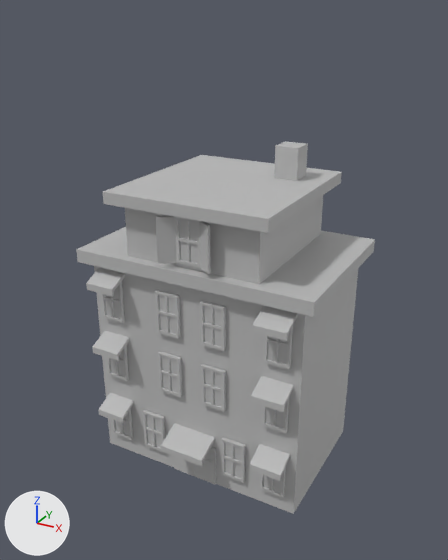
What one commit did to the FBX model Assets/Meshes/SM_Building_01.fbx.
Camera for both pictures: a 50 mm lens placed at (12.3, -22.8, 20.1), pointed at (0.1, -0.6, 9.0). The lights are fixed; the arrows at lower left show +X, +Y and +Z. Where no turn or scale is listed for an object, it has been applied to the vertices. Vertices at the same position are counted once.

Objects in the first picture: 'SM_Window_105'.
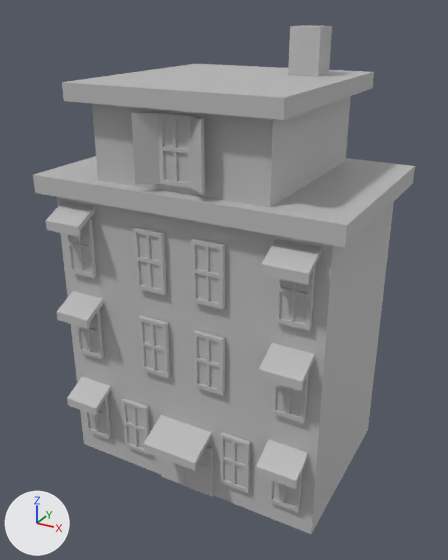
What changed in the scene script:
```text
Change me_mesh:
    used by ob_sm_window_105; location = (0.03, -0.27, 7.37)
    remove me_mesh.from_pydata(...)  # 2180 vertices, 3710 faces; spans x -5.49..5.49, y -4.15..4.15, z -7.35..7.35
    add me_mesh.from_pydata(...)  # 2180 vertices, 3710 faces; spans x -6.68..6.68, y -5.06..5.06, z -9.69..9.69
    me_mesh part 1: the loose piece of 16 vertices spanning x -1.03..1.09, y -4.15..-2.96, z -5.51..-4.73 is scaled about its middle by (1.22, 1.22, 1.32), then moved by (0.01, -0.78, -1.63)
    me_mesh part 2: the loose piece of 72 vertices spanning x -2.66..-1.55, y -3.2..-3.03, z -6.49..-4.54 is scaled about its middle by (1.22, 1.22, 1.32), then moved by (-0.46, -0.68, -1.75)
    me_mesh part 3: the loose piece of 72 vertices spanning x 1.54..2.64, y -3.2..-3.03, z -6.49..-4.54 is scaled about its middle by (1.22, 1.22, 1.32), then moved by (0.46, -0.68, -1.75)
    me_mesh part 4: the loose piece of 8 vertices spanning x 1.47..2.52, y 1.66..2.71, z 5.86..7.35 is scaled about its middle by (1.22, 1.22, 1.32), then moved by (0.44, 0.48, 2.1)
    me_mesh part 5: the loose piece of 52 vertices spanning x -5.49..5.49, y -3.61..4.15, z -7.35..5.96 is multiplied about the mesh origin by the matrix ((1.218, 0.0, 0.0), (0.0, 1.218, 0.0), (0.0, 0.0, 1.318))
    me_mesh part 6: the loose piece of 96 vertices spanning x -1.14..1.18, y -3.57..-2.97, z 3.33..5.27 is scaled about its middle by (1.22, 1.22, 1.32), then moved by (0.0, -0.71, 1.37)
    me_mesh part 7: the loose piece of 16 vertices spanning x -4.7..-3.3, y -3.91..-2.86, z 1.54..2.32 is scaled about the mesh origin by (1.22, 1.22, 1.32)
    me_mesh part 8: the loose piece of 16 vertices spanning x 3.28..4.67, y -3.91..-2.86, z 1.54..2.32 is scaled about the mesh origin by (1.22, 1.22, 1.32)
    me_mesh part 9: the loose piece of 16 vertices spanning x -4.7..-3.3, y -3.91..-2.86, z -1.6..-0.82 is scaled about the mesh origin by (1.22, 1.22, 1.32)
    me_mesh part 10: the loose piece of 16 vertices spanning x 3.28..4.67, y -3.91..-2.86, z -1.6..-0.82 is scaled about the mesh origin by (1.22, 1.22, 1.32)
    me_mesh part 11: the loose piece of 16 vertices spanning x -4.7..-3.3, y -3.91..-2.86, z -4.98..-4.2 is scaled about its middle by (1.22, 1.22, 1.32), then moved by (-0.87, -0.74, -1.46)
    me_mesh part 12: the loose piece of 16 vertices spanning x 3.28..4.67, y -3.91..-2.86, z -4.98..-4.2 is scaled about its middle by (1.22, 1.22, 1.32), then moved by (0.87, -0.74, -1.46)
    me_mesh part 13: the loose piece of 72 vertices spanning x -1.63..-0.53, y -3.2..-3.03, z -3.05..-1.1 is scaled about the mesh origin by (1.22, 1.22, 1.32)
    me_mesh part 14: the loose piece of 72 vertices spanning x 0.56..1.66, y -3.2..-3.03, z -3.05..-1.1 is scaled about the mesh origin by (1.22, 1.22, 1.32)
    me_mesh part 15: 576 of the vertices in x -4.56..4.54, y -3.2..-3.03, z -6.49..1.84 are multiplied about the mesh origin by the matrix ((1.218, 0.0, 0.0), (0.0, 1.218, 0.0), (0.0, 0.0, 1.318))
    me_mesh part 16: 88 of 2180 vertices moved; they spanned x -1.09..1.15, y -3.1..-2.98, z -7.34..-5.34 and now span x -1.33..1.4, y -3.8..-3.65, z -9.67..-7.04; mean shift (0.01, -0.69, -1.94); largest move (1.15, -3.08, -7.34) -> (1.4, -3.77, -9.67)
Change ob_sm_window_105:
    ob_sm_window_105.location: (0.03, -0.27, 7.37) -> (0.04, -0.33, 9.71)
```

Location of each change, (x1, y1, x2, y2) in pixels of the pictures (448 x 560 px; the box of a moved part takes in the faces that stretch with it):
'SM_Window_105', reshaped, moved (28% wider, 36% taller)
    before: (76, 141, 375, 514)
    after: (33, 25, 415, 534)
part 1 of me_mesh, moved or reshaped
    before: (161, 423, 215, 466)
    after: (143, 415, 211, 471)
part 2 of me_mesh, moved or reshaped
    before: (143, 410, 165, 452)
    after: (122, 398, 150, 455)
part 3 of me_mesh, moved or reshaped
    before: (221, 437, 246, 483)
    after: (220, 432, 251, 493)
part 4 of me_mesh, moved or reshaped
    before: (274, 141, 308, 181)
    after: (288, 25, 332, 77)
part 5 of me_mesh, moved or reshaped
    before: (76, 155, 375, 514)
    after: (33, 64, 415, 534)
part 6 of me_mesh, moved or reshaped
    before: (156, 216, 211, 274)
    after: (131, 112, 205, 194)
part 7 of me_mesh, moved or reshaped
    before: (86, 267, 125, 296)
    after: (46, 201, 95, 237)
part 8 of me_mesh, moved or reshaped
    before: (252, 306, 297, 341)
    after: (261, 239, 322, 285)
part 9 of me_mesh, moved or reshaped
    before: (93, 331, 129, 361)
    after: (57, 291, 103, 329)
part 10 of me_mesh, moved or reshaped
    before: (251, 376, 293, 412)
    after: (258, 343, 314, 391)
part 11 of me_mesh, moved or reshaped
    before: (99, 393, 134, 423)
    after: (67, 377, 111, 416)
part 12 of me_mesh, moved or reshaped
    before: (250, 444, 290, 481)
    after: (256, 439, 308, 489)
part 13 of me_mesh, moved or reshaped
    before: (158, 351, 182, 397)
    after: (138, 315, 170, 378)
part 14 of me_mesh, moved or reshaped
    before: (201, 364, 226, 411)
    after: (193, 330, 225, 396)
part 15 of me_mesh, moved or reshaped
    before: (101, 282, 293, 498)
    after: (66, 219, 315, 512)
part 16 of me_mesh, moved or reshaped
    before: (174, 447, 216, 484)
    after: (160, 446, 213, 497)
